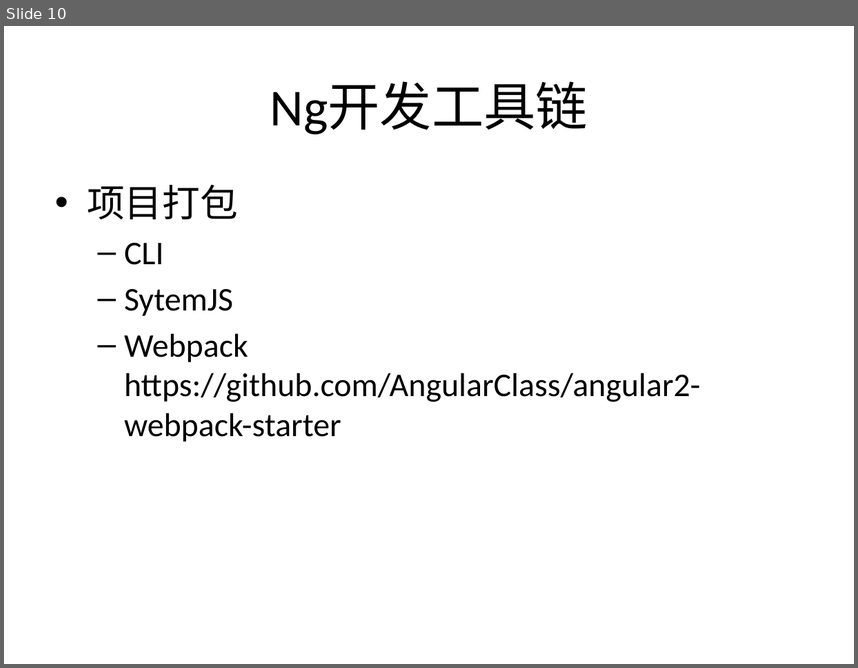
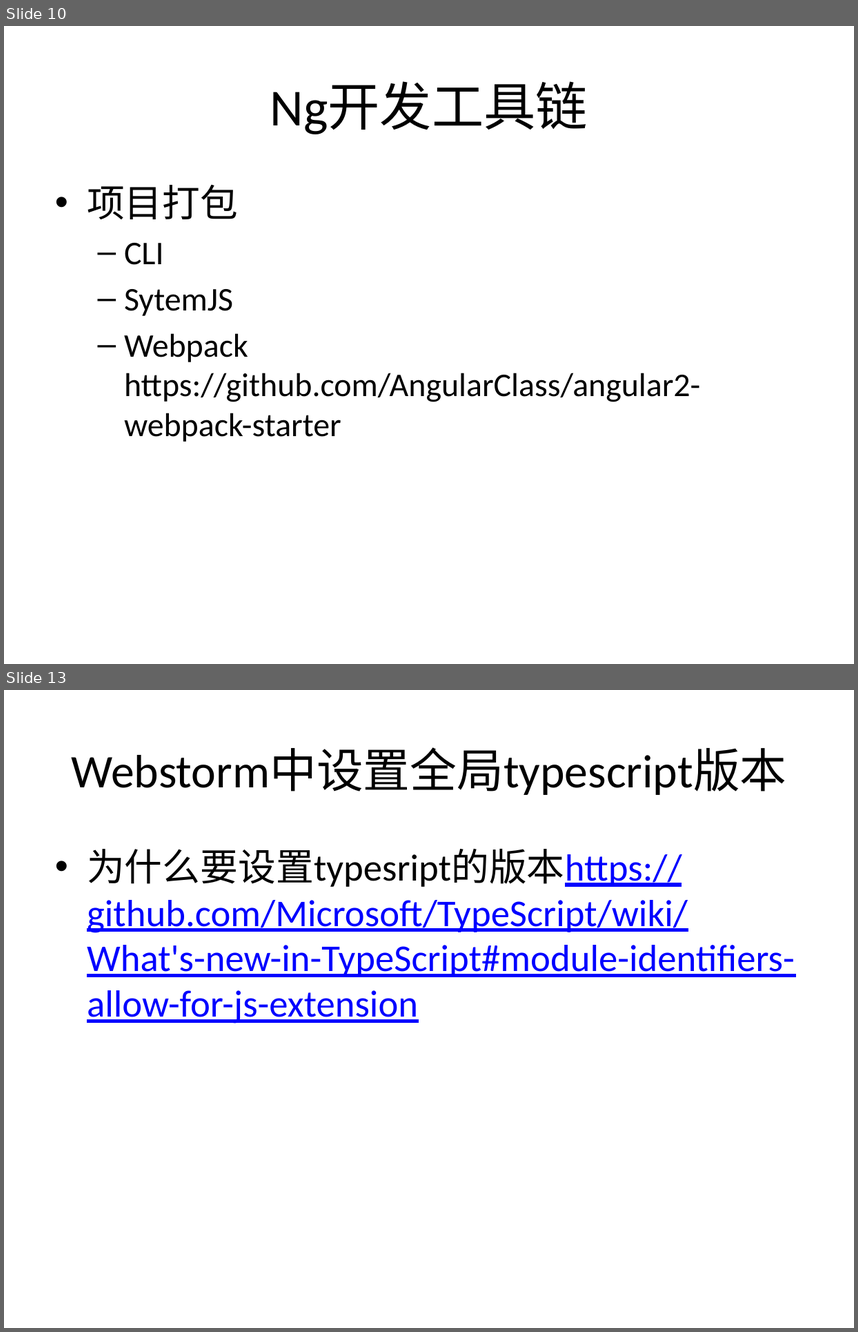
Before and after one commit to jasonLiu001/ng-study-ppt-files, a slide deck: files/Angular2.pptx. Shown one above the other, each under a label of ours: slide 10 before the commit, slides 10 and 13 after it; the slides between them are not shown. The pictures are 858x668 and 858x1332 pixels, drawn with LibreOffice and Linux fonts; fonts in the diff are those of the drawing. Boxes give left, top, right and bottom in pixels: in the first picture for what was removed or moved away, otherwise in the second. Text is boxed around its words. In the diff, an @@ line names an element or a change of style, - is before the commit and + after.

```diff
--- a/files/Angular2.pptx
+++ b/files/Angular2.pptx
@@ slide 13 added at (4,690,854,1328), background #CBE9CF @@
@@ title added at (71,749,786,795), 39.6 pt, text #000000 @@
+Webstorm中设置全局typescript版本
@@ text added at (87,849,795,1023), 32 pt, text #0000FF, underline @@
+• 为什么要设置typesript的版本https://github.com/Microsoft/TypeScript/wiki/What's-new-in-TypeScript#module-identifiers-allow-for-js-extension
```
Also in this commit, not shown: 5 other slides added.
